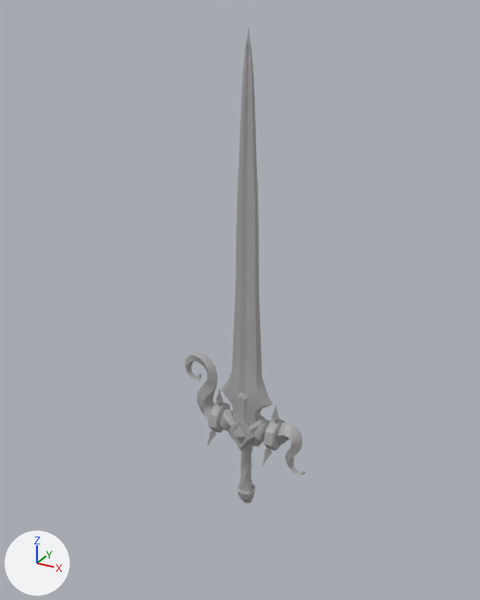
An edit to the FBX model Assets/Art/Models/Weapons/Abyssal/Abyssal Sword/MDL_AbyssalSword.fbx, drawn before and after from the same camera.
Before and after are seen from a camera (50 mm lens) standing at (0.036, -0.0642, 0.0627) and looking at (-0.0013, 0.0036, 0.0288). Lighting does not change. The marker at lower left points along +X, +Y and +Z. Where no turn or scale is listed for an object, it has been applied to the vertices.

In view in the first picture: 'SM_Blade'.
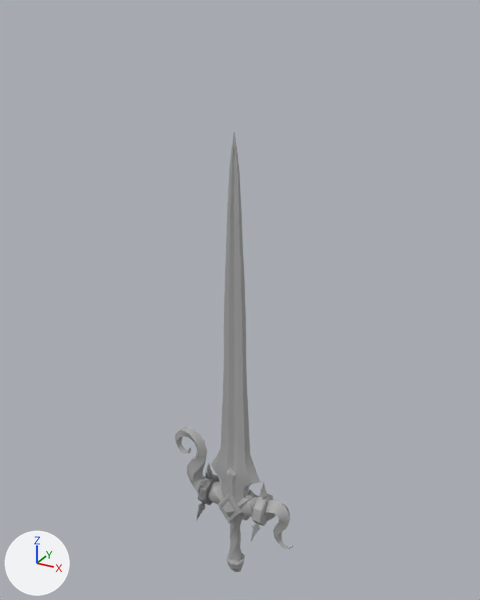
Location of each change, [x1, y1, x2, y2] in pixels of the pictures (480 x 600 px; the box of a moved part takes in the faces that stretch with it):
'SM_Blade', reshaped, moved (58% narrower, 22% shorter): before [185, 28, 305, 503]; after [211, 132, 261, 502]
'SM_Tentacle_L', added: after [175, 427, 207, 493]
'SM_Tentacle_R', added: after [264, 500, 293, 549]
'SM_Shaft', added: after [228, 517, 242, 562]
'SM_Diamond', added: after [218, 491, 242, 523]
'Handle', added: after [208, 482, 258, 517]
'SM_Ring', added: after [252, 494, 273, 526]
'SM_Ring.001', added: after [198, 474, 220, 505]
'SM_HandleBottom', added: after [227, 552, 245, 569]
'SM_DiamondRing1', added: after [237, 490, 254, 507]
'SM_Spike2', added: after [251, 523, 260, 541]
'SM_DiamondRing', added: after [217, 482, 225, 500]
'SM_Spike3', added: after [260, 482, 267, 499]
'SM_UnderHandle', added: after [220, 509, 250, 520]
'SM_Spike2.001', added: after [197, 502, 206, 519]
'SM_Spike6', added: after [206, 463, 213, 479]
part 1 of me_mesh, moved or reshaped: before [222, 28, 273, 426]; after [211, 132, 261, 502]
part 2 of me_mesh, deleted: before [185, 352, 305, 503]

Diff of the bpy script that builds the scene:
```diff
--- a/Assets/Art/Models/Weapons/Abyssal/Abyssal Sword/MDL_AbyssalSword.fbx.py
+++ b/Assets/Art/Models/Weapons/Abyssal/Abyssal Sword/MDL_AbyssalSword.fbx.py
@@ me_mesh @@
-me_mesh.from_pydata(...)  # 1058 vertices, 1950 faces; spans x -0.0092..0.0092, y -0.0036..0.0036, z -0.0317..0.0317
-me_mesh.materials.append(mat_standardsurface2)  # grey #aaaaaa
+me_mesh.from_pydata(...)  # 239 vertices, 464 faces; spans x -0.0039..0.0039, y 0.0018..0.0047, z 0.0106..0.0608
+# me_mesh part 1: the loose piece of 239 vertices spanning x -0.0035..0.0043, y -0.0015..0.0014, z -0.0185..0.0317 is moved by (-0.0004, 0.0033, 0.0291), in mat_standardsurface1 (grey #aaaaaa)
+# me_mesh part 2: 20 loose pieces with 819 vertices, spanning x -0.0092..0.0092, y -0.0036..0.0036, z -0.0317..-0.0092, are deleted
+me_mesh.materials.append(mat_standardsurface1)  # grey #aaaaaa
@@ ob_sm_blade @@
 ob_sm_blade = bpy.data.objects.new('SM_Blade', me_mesh)
-ob_sm_blade.location = (-0.0004, 0.0033, 0.0291)
+ob_sm_blade.location = (0.0, -0.0032, -0.0103)
@@ ob_sm_diamondring1 @@
+ob_sm_diamondring1 = bpy.data.objects.new('SM_DiamondRing1', me_mesh_024)  # 54 vertices, 88 faces; spans x -0.269..-0.089, y 0.047..0.213, z -0.414..-0.096; in mat_standardsurface1 (grey #aaaaaa)
+ob_sm_diamondring1.parent = ob_grp_diamond
+ob_sm_diamondring1.location = (0.0, 1.028, -0.0613)
+ob_sm_diamondring1.rotation_euler = (-3.142, 0.0, 0.0)  # degrees (-180, 0, 0)
+ob_sm_diamondring1.scale = (-1.0, -1.0, -1.0)
@@ ob_grp_diamond @@
+ob_grp_diamond = bpy.data.objects.new('GRP_Diamond', None)
+ob_grp_diamond.parent = ob_grp_blade_export
+ob_grp_diamond.location = (0.0, -1.028, 0.316)
@@ ob_grp_blade_export @@
+ob_grp_blade_export = bpy.data.objects.new('GRP_Blade_Export', None)
+ob_grp_blade_export.parent = ob_export
+ob_grp_blade_export.location = (0.0, 0.0, 0.0)
@@ ob_export @@
+ob_export = bpy.data.objects.new('Export', None)
+ob_export.location = (0.0, 0.0, 0.0)
+ob_export.rotation_euler = (1.571, 0.0, 0.0)  # degrees (90, 0, 0)
+ob_export.scale = (0.01, 0.01, 0.01)
@@ ob_sm_tentacle_r @@
+ob_sm_tentacle_r = bpy.data.objects.new('SM_Tentacle_R', me_mesh_006)  # 96 vertices, 186 faces; spans x 0.00093..0.00578, y -0.00123..0.00133, z -0.00498..0.00268; in mat_standardsurface1 (grey #aaaaaa)
+ob_sm_tentacle_r.location = (0.003, 0.0, -0.0001)
@@ ob_sm_handlebottom @@
+ob_sm_handlebottom = bpy.data.objects.new('SM_HandleBottom', me_mesh_020)  # 54 vertices, 104 faces; spans x -0.00136..0.00136, y -0.00136..0.00136, z -0.00092..0.00042; in mat_standardsurface1 (grey #aaaaaa)
+ob_sm_handlebottom.location = (0.0, 0.0, -0.0106)
@@ ob_sm_spike6 @@
+ob_sm_spike6 = bpy.data.objects.new('SM_Spike6', me_mesh_011)  # 17 vertices, 28 faces; spans x -0.00053..0.00065, y -0.00088..0.00074, z 0.00177..0.00468; in mat_standardsurface2 (grey #aaaaaa)
+ob_sm_spike6.location = (-0.0043, 0.0001, 0.0004)
@@ ob_handle @@
+ob_handle = bpy.data.objects.new('Handle', me_mesh_001)  # 64 vertices, 124 faces; spans x -0.00356..0.00359, y -0.00158..0.00158, z -0.00158..0.00158; in mat_standardsurface1 (grey #aaaaaa)
+ob_handle.location = (0.0, 0.0, 0.0003)
@@ ob_sm_diamond @@
+ob_sm_diamond = bpy.data.objects.new('SM_Diamond', me_mesh_022)  # 38 vertices, 72 faces; spans x -0.00184..0.00184, y 0.00061..0.00571, z 0.00754..0.01301; in mat_standardsurface1 (grey #aaaaaa)
+ob_sm_diamond.location = (0.0, -0.0032, -0.0103)
@@ ob_sm_spike2 @@
+ob_sm_spike2 = bpy.data.objects.new('SM_Spike2', me_mesh_004)  # 17 vertices, 28 faces; spans x -0.00058..0.0006, y -0.0036..-0.00112, z -0.003..-0.00084; in mat_standardsurface1 (grey #aaaaaa)
+ob_sm_spike2.location = (0.0043, 0.0001, 0.0004)
@@ ob_sm_shaft @@
+ob_sm_shaft = bpy.data.objects.new('SM_Shaft', me_mesh_017)  # 56 vertices, 102 faces; spans x -0.00136..0.00136, y -0.00106..0.00106, z -0.00983..0.0; in mat_standardsurface1 (grey #aaaaaa)
+ob_sm_shaft.location = (-0.0001, 0.0, -0.0006)
@@ ob_sm_spike3 @@
+ob_sm_spike3 = bpy.data.objects.new('SM_Spike3', me_mesh_005)  # 17 vertices, 28 faces; spans x -0.00053..0.00065, y -0.00088..0.00074, z 0.00177..0.00468; in mat_standardsurface1 (grey #aaaaaa)
+ob_sm_spike3.location = (0.0043, 0.0001, 0.0004)
@@ ob_sm_ring_001 @@
+ob_sm_ring_001 = bpy.data.objects.new('SM_Ring.001', me_mesh_012)  # 58 vertices, 112 faces; spans x -0.00069..0.0007, y -0.00208..0.00209, z -0.00196..0.00212; in mat_standardsurface1 (grey #aaaaaa)
+ob_sm_ring_001.location = (-0.0043, 0.0, 0.0003)
@@ ob_sm_ring @@
+ob_sm_ring = bpy.data.objects.new('SM_Ring', me_mesh_012.copy())
+ob_sm_ring.location = (0.0043, 0.0, 0.0003)
@@ ob_sm_diamondring @@
+ob_sm_diamondring = bpy.data.objects.new('SM_DiamondRing', me_mesh_023)  # 54 vertices, 88 faces; spans x -0.00269..-0.00089, y 0.00096..0.00414, z 0.00047..0.00213; in mat_standardsurface1 (grey #aaaaaa)
+ob_sm_diamondring.location = (0.0, -0.0025, 0.0)
@@ ob_sm_underhandle @@
+ob_sm_underhandle = bpy.data.objects.new('SM_UnderHandle', me_mesh_016)  # 33 vertices, 52 faces; spans x -0.00312..0.00298, y -0.00096..0.00097, z 0.0..0.00202; in mat_standardsurface1 (grey #aaaaaa)
+ob_sm_underhandle.location = (0.0, 0.0, -0.0021)
@@ ob_sm_tentacle_l @@
+ob_sm_tentacle_l = bpy.data.objects.new('SM_Tentacle_L', me_mesh_007)  # 100 vertices, 194 faces; spans x -0.00631..-0.00071, y -0.0014..0.00119, z -0.00127..0.00927; in mat_standardsurface1 (grey #aaaaaa)
+ob_sm_tentacle_l.location = (-0.0033, 0.0, 0.0003)
@@ ob_sm_spike2_001 @@
+ob_sm_spike2_001 = bpy.data.objects.new('SM_Spike2.001', me_mesh_004.copy())
+ob_sm_spike2_001.location = (-0.0043, 0.0001, 0.0004)
```
